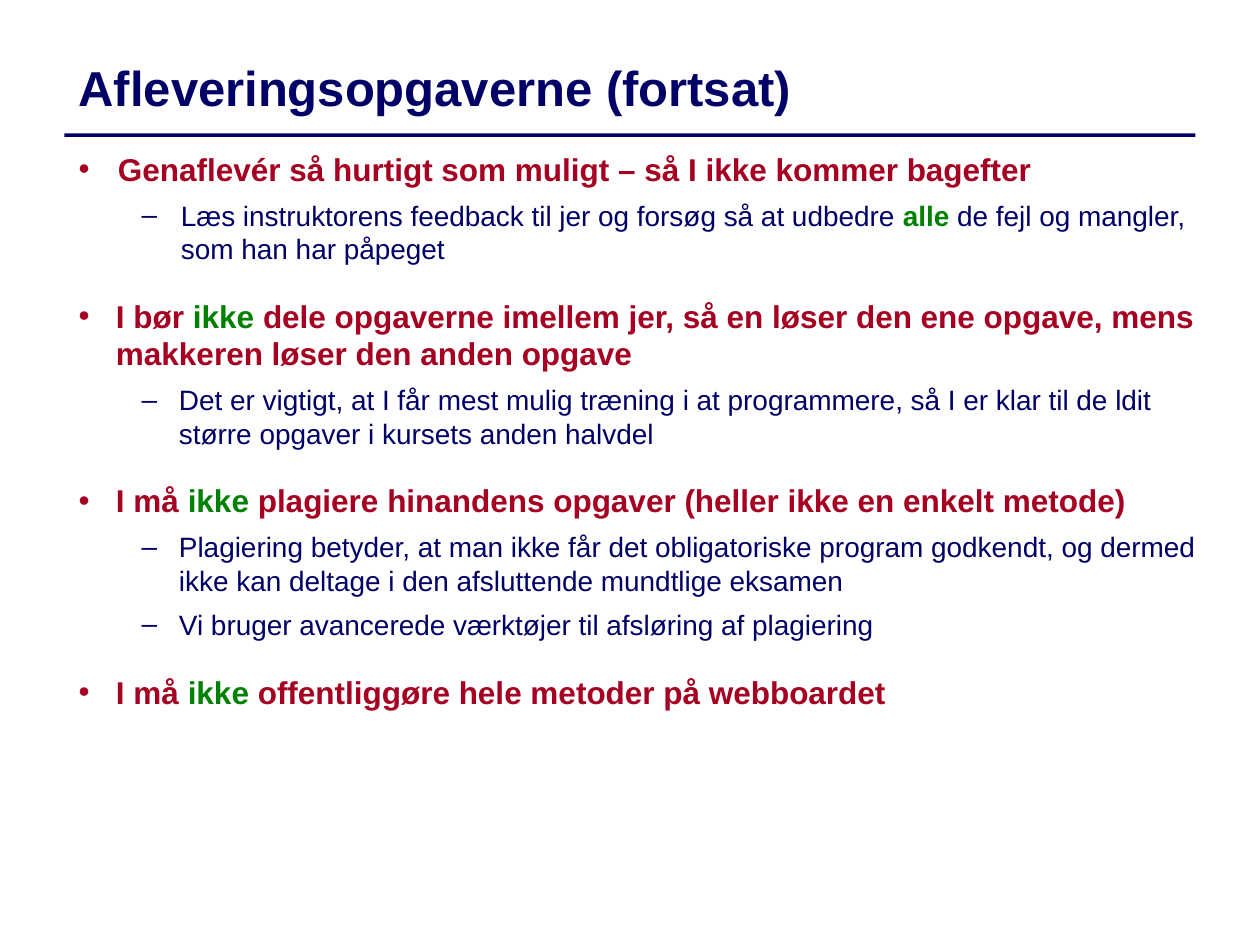
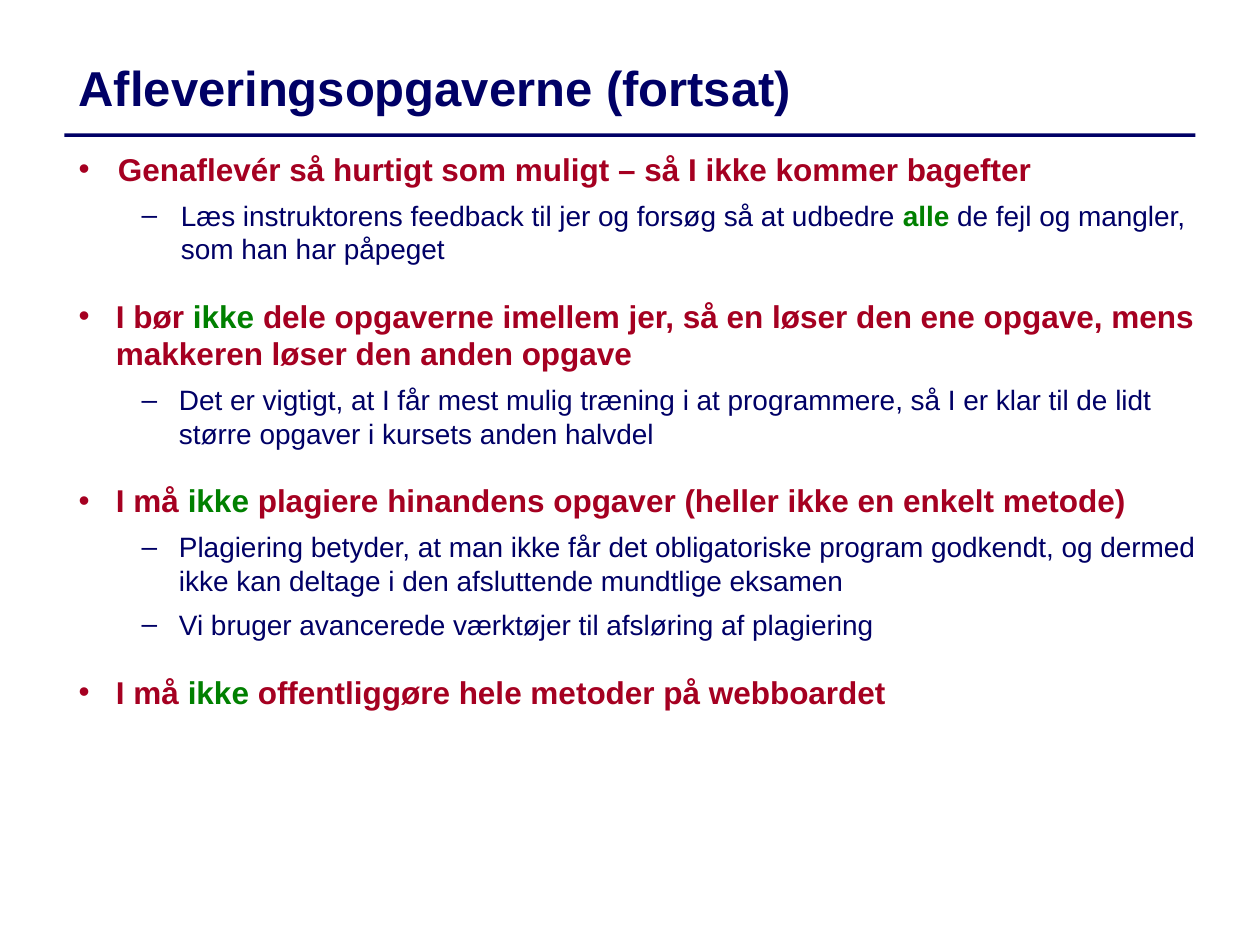
Before and after one commit to IntProgAU/Materiale, a slide deck: slide 3 of web/g22/status/Status4.pptx (slide 4 before the commit). Drawn at 1260x945 pixels with LibreOffice and Linux fonts; fonts in the diff are those of the drawing. Boxes give left, top, right and bottom in pixels: in the first picture for what was removed or moved away, otherwise in the second. Text is boxed around its words. In the diff, an @@ line names an element or a change of style, - is before the commit and + after.

```diff
--- a/web/g22/status/Status4.pptx
+++ b/web/g22/status/Status4.pptx
@@ text at box(179, 388, 1151, 449): text changed @@
-  – Det er vigtigt, at I får mest mulig træning i at programmere, så I er klar til de ldit større opgaver i kursets anden halvdel
+  – Det er vigtigt, at I får mest mulig træning i at programmere, så I er klar til de lidt større opgaver i kursets anden halvdel
```
Also in this commit, not shown: 4 other slides changed, 3 slides removed, 7 other files.
